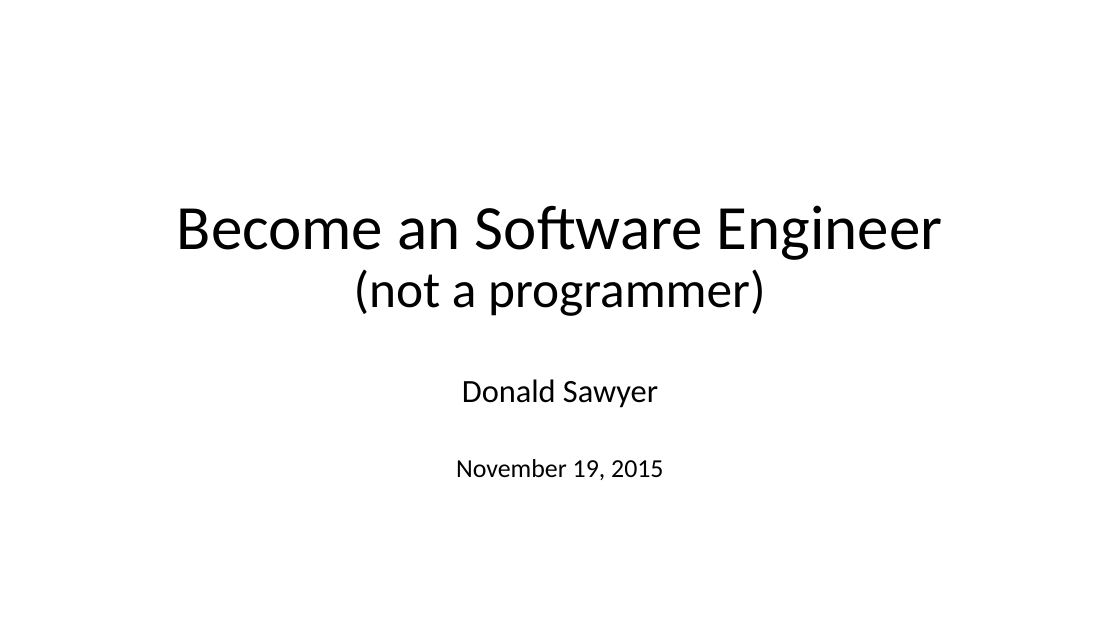
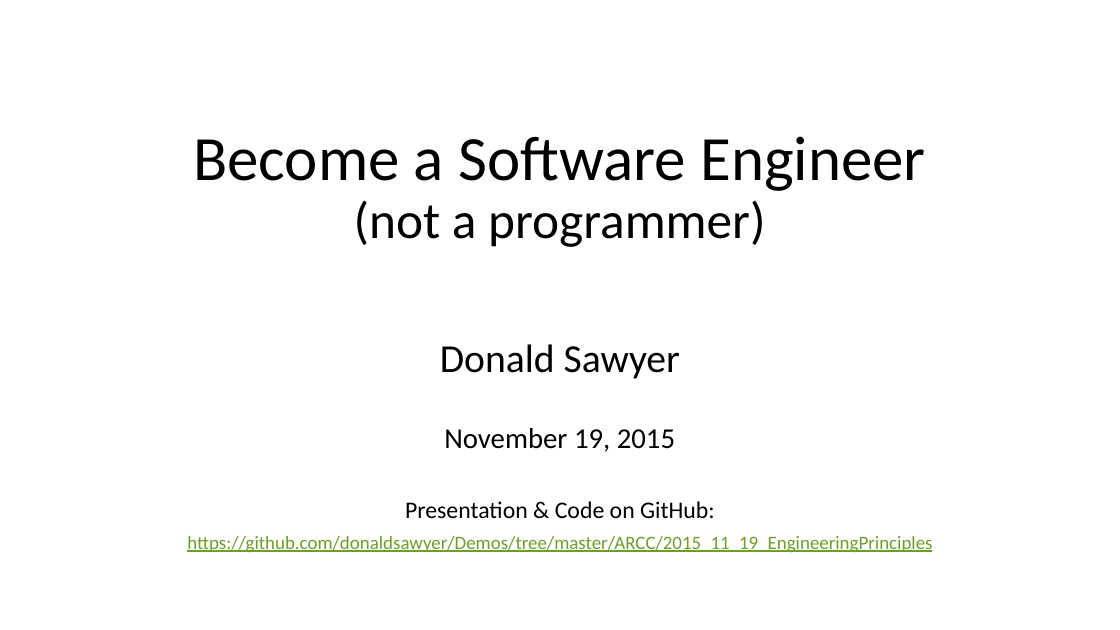
Before and after one commit to donaldsawyer/Demos, a slide deck: slide 1 of ARCC/2015_11_19_EngineeringPrinciples/SoftwareEngineering_more_than_programming.pptx. Drawn at 1120x630 pixels with LibreOffice and Linux fonts; fonts in the diff are those of the drawing. Boxes give left, top, right and bottom in pixels: in the first picture for what was removed or moved away, otherwise in the second. Text is boxed around its words. In the diff, an @@ line names an element or a change of style, - is before the commit and + after.

Commit message:
Added GitHub Link to Presentation

```diff
--- a/ARCC/2015_11_19_EngineeringPrinciples/SoftwareEngineering_more_than_programming.pptx
+++ b/ARCC/2015_11_19_EngineeringPrinciples/SoftwareEngineering_more_than_programming.pptx
@@ title at (193, 136, 925, 247): text changed @@
-Become an Software Engineer
-(not a programmer)
+Become a Software Engineer
+(not a programmer)
@@ subtitle "Donald Sawyer": place and size @@
-subtitle "Donald Sawyer" at (456, 379, 663, 480)
+subtitle "Donald Sawyer" at (187, 344, 932, 553)
@@ subtitle at (440, 344, 680, 452): size 27.8 to 34 pt in "Donald Sawyer"; size 22.2 to 24.6 pt in "November 19, 2015" @@
@@ subtitle at (187, 501, 932, 553): paragraphs added @@
+Presentation & Code on GitHub:
+https://github.com/donaldsawyer/Demos/tree/master/ARCC/2015_11_19_EngineeringPrinciples
```
